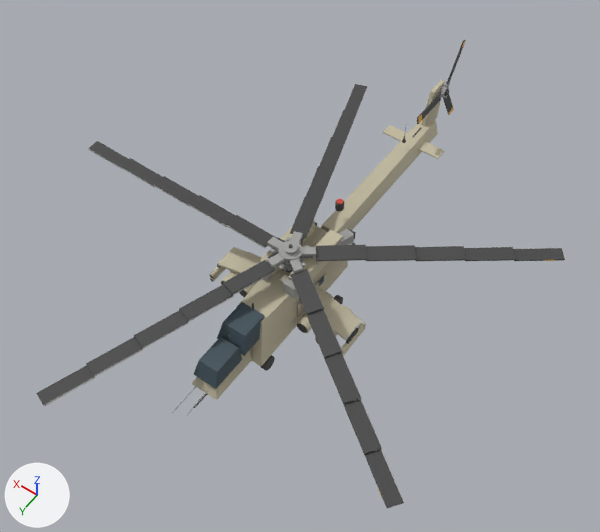
Two versions of the glTF model assets/models/rus_heli_mi24.glb, one commit apart.
Before and after are seen from a 50 mm camera at (-9.85, 13.28, 23.4) aimed at (-0.02, -0.48, 1.77). Arrows for +X, +Y and +Z are at lower left; the lights stay in place. The older version comes first. Vertices at exactly the same position are counted once.

Objects in the first picture: 'body', 'rotor', 'trotor'.
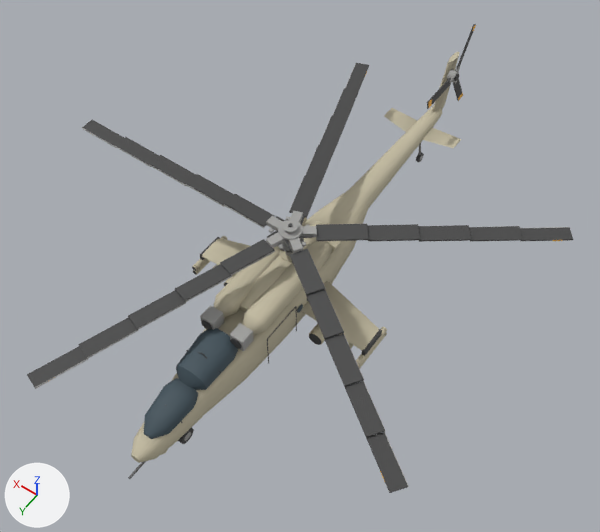
Pixel boxes (x1, y1, x2, y2) of what changed, in the pictures (600 x 532 px; the box of a moved part takes in the faces that stretch with it):
'rotor', moved
    before: (36, 84, 565, 508)
    after: (27, 63, 573, 493)
'body', reshaped (22% wider, 27% taller)
    before: (172, 80, 445, 415)
    after: (128, 52, 461, 479)
'trotor', moved
    before: (417, 40, 466, 124)
    after: (427, 24, 476, 109)
part 1 of me_body, moved or reshaped (not visible before)
    after: (327, 241, 342, 253)
part 2 of me_body, moved or reshaped (not visible afterwards)
    before: (236, 225, 348, 366)
part 3 of me_body, added
    after: (356, 327, 387, 367)
part 4 of me_body, added (mostly hidden)
    after: (359, 333, 387, 368)
part 5 of me_body, added
    after: (192, 236, 227, 271)
part 6 of me_body, added
    after: (193, 260, 210, 275)
part 7 of me_body, added (mostly hidden)
    after: (279, 249, 292, 262)
part 8 of me_body, added
    after: (267, 306, 296, 339)
part 9 of me_body, moved or reshaped
    before: (297, 323, 307, 333)
    after: (230, 338, 242, 349)
part 10 of me_body, moved or reshaped
    before: (283, 278, 298, 299)
    after: (362, 329, 382, 356)
part 11 of me_body, moved or reshaped
    before: (239, 290, 247, 297)
    after: (201, 320, 212, 330)
part 12 of me_body, deleted
    before: (172, 125, 445, 415)
part 13 of me_body, built on
    before: (209, 80, 445, 356)
    after: (128, 52, 461, 479)

The edits, one by one:
me_body is used by ob_body; location (0.0, 0.0, 0.0).
me_body had 1636 vertices, 2912 faces and spanned x -2.7..2.7, y -9.6..5.8, z 0.0..3.4.
me_body now has 3094 vertices, 5744 faces and spans x -3.4..3.4, y -10.6..8.0, z 0.0..4.1.
me_body part 1: the loose piece of 24 vertices spanning x -0.9..-0.7, y -2.6..-2.0, z 1.2..1.4 is scaled about its middle by (2.8, 0.996, 1.28), then moved by (0.0, 0.9, 1.4), in mat_paint_rus.
me_body part 2: the loose piece of 24 vertices spanning x -0.8..0.8, y -2.2..2.8, z 0.6..2.1 is scaled about its middle by (0.0392, 0.149, 0.168), then moved by (-1.7, -0.1, -0.1).
me_body part 3: a new loose piece, a 12-sided cylinder along y spanning x -3.42..-3.22, y -0.6..1.1, z 0.68..0.88, in mat_paint_rus.
me_body part 4: a new loose piece, a 12-sided cylinder along y spanning x -3.42..-3.22, y -0.6..1.1, z 0.46..0.66, in mat_paint_rus.
me_body part 5: a new loose piece, a 12-sided cylinder along y spanning x 3.22..3.42, y -0.6..1.1, z 0.68..0.88, in mat_paint_rus.
me_body part 6: a new loose piece, a 12-sided cylinder along y spanning x 3.22..3.42, y -0.6..1.1, z 0.46..0.66, in mat_paint_rus.
me_body part 7: a new loose piece, a 14-sided cylinder along z spanning x -0.34..0.34, y -0.35..0.35, z 2.75..2.95, in mat_paint_rus.
me_body part 8: a new loose piece, a 5-sided cylinder along y spanning x -1.014..-0.986, y 1.1..2.6, z 2.088..2.115, in mat_dark.
me_body part 9: the loose piece of 28 vertices spanning x -1.4..-1.0, y 1.0..1.1, z 0.8..1.2 is moved by (0.6, 2.5, 1.6).
me_body part 10: the loose piece of 24 vertices spanning x -0.8..-0.3, y 0.6..0.9, z 2.0..2.5 is scaled about its middle by (0.233, 4.13, 0.489), then moved by (-2.8, -0.6, -1.3), in mat_dark.
me_body part 11: the loose piece of 28 vertices spanning x 1.0..1.4, y 1.0..1.1, z 0.8..1.2 is moved by (-0.6, 2.5, 1.6).
me_body part 12: 51 loose pieces with 708 vertices, spanning x -2.7..2.7, y -8.1..5.8, z 0.0..3.2, are deleted.
me_body part 13: 30 vertices moved within x -2.7..2.7, y -0.5..1.1, z 0.2..1.0; 544 vertices removed from x -2.7..2.7, y -9.6..1.1, z 0.0..3.4; 2322 vertices added at x -3.4..3.4, y -10.6..8.0, z 0.0..4.1.
Other edits to the shape of me_body do not show in these pictures.
me_body no longer uses material mat_red.
Object 'rotor' (ob_rotor) moves from (0.0, 0.0, 2.95) to (0.0, 0.0, 3.95).
Object 'trotor' (ob_trotor) moves from (-0.15, -9.4, 3.1) to (-0.24, -9.85, 3.55).
